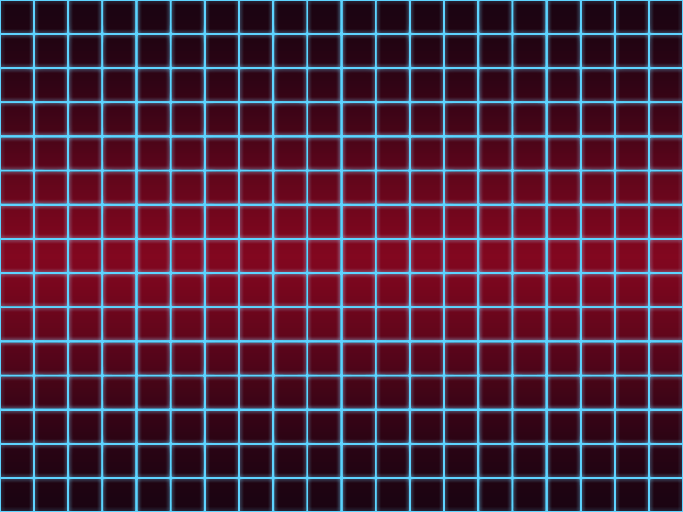
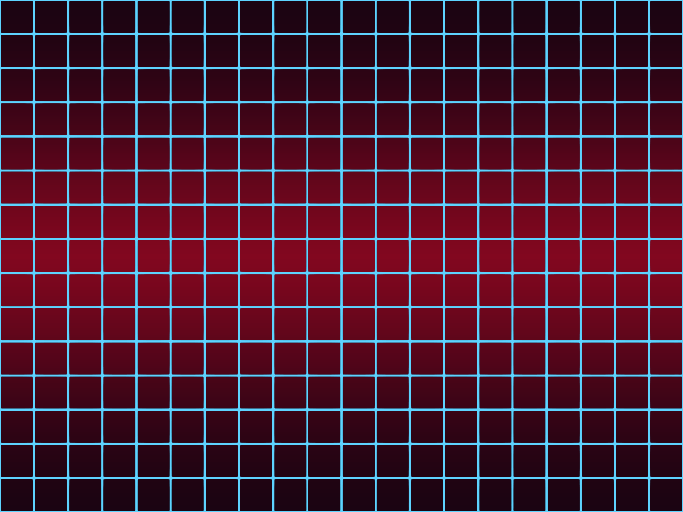
Revision of a layered 683x512 image; what changed, layer by layer:
hid "Layer 1" over (x1=1, y1=1, x2=682, y2=511)
showed "Background" over (x1=1, y1=1, x2=682, y2=511)
